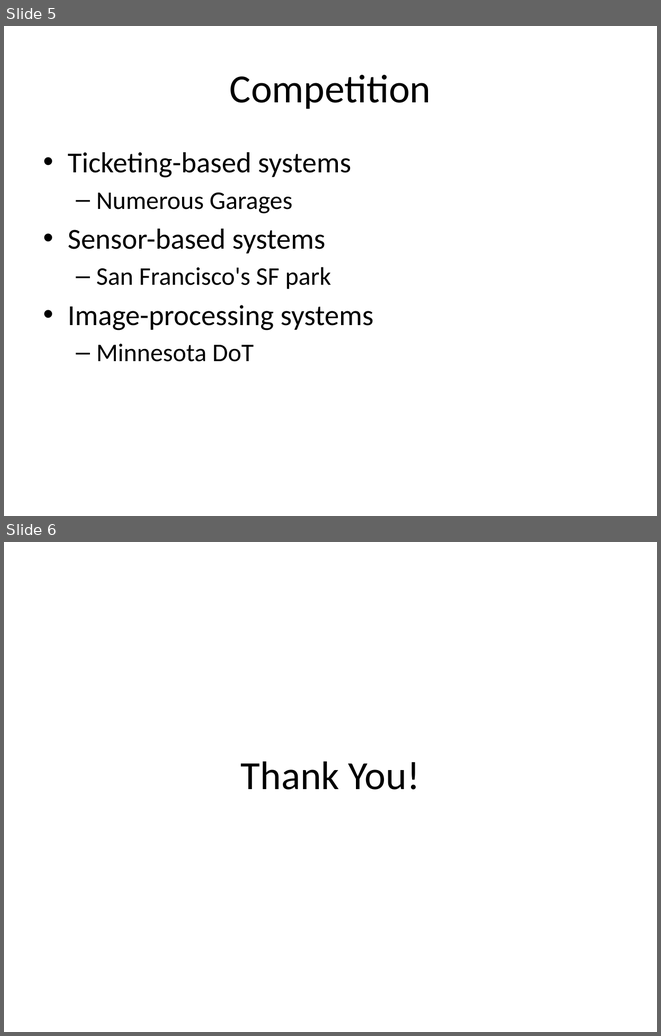
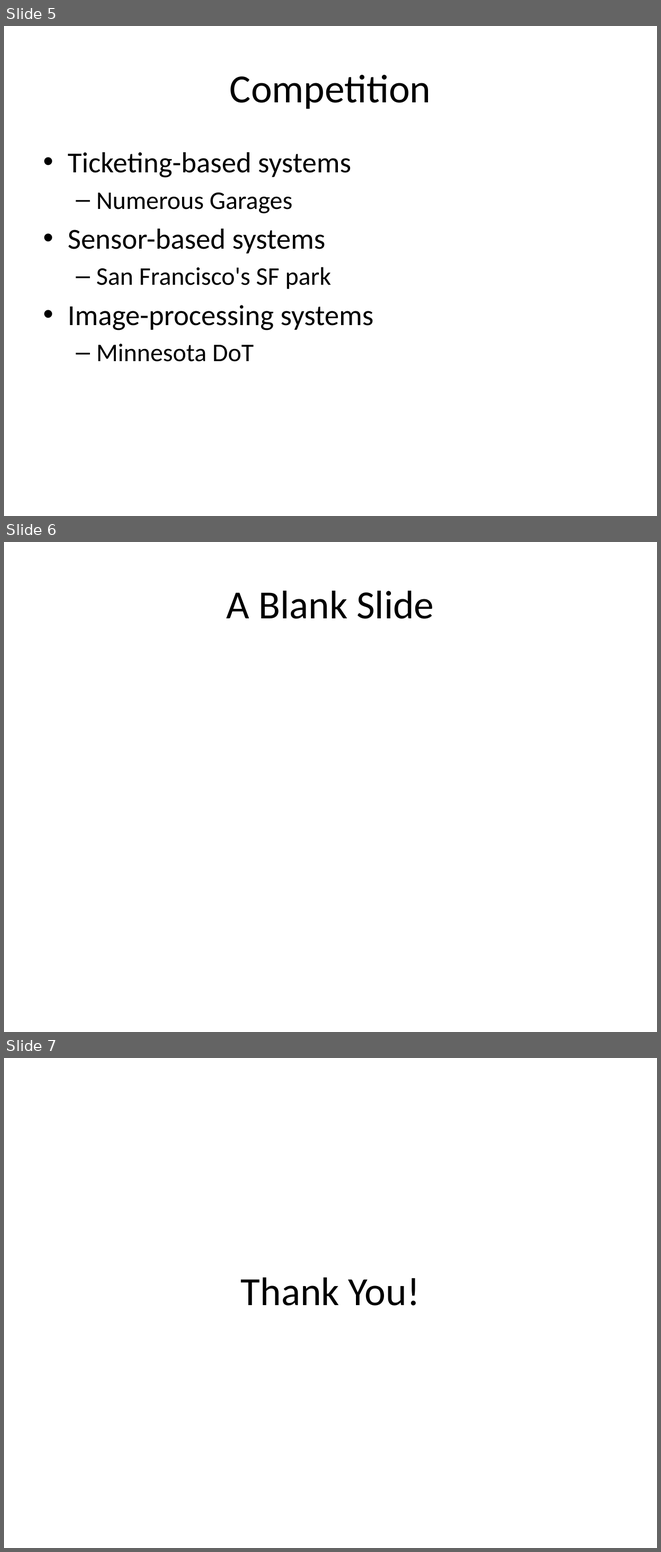
Before and after one commit to CornMaize/SeniorDesign, a slide deck: Presentation1.pptx. Shown one above the other, each under a label of ours: slides 5 and 6 before the commit, slides 5, 6 and 7 after it. The pictures are 661x1036 and 661x1552 pixels, drawn with LibreOffice and Linux fonts; fonts in the diff are those of the drawing. Boxes give left, top, right and bottom in pixels: in the first picture for what was removed or moved away, otherwise in the second. Text is boxed around its words. In the diff, an @@ line names an element or a change of style, - is before the commit and + after.

Commit message:
Changed slide

```diff
--- a/Presentation1.pptx
+++ b/Presentation1.pptx
@@ slide 6 added at [4, 542, 657, 1032], background #FFFFFF @@
@@ title added at [227, 590, 434, 619], 44 pt, text #000000 @@
+A Blank Slide
@@ what was slide 6 is now slide 7 @@
```
